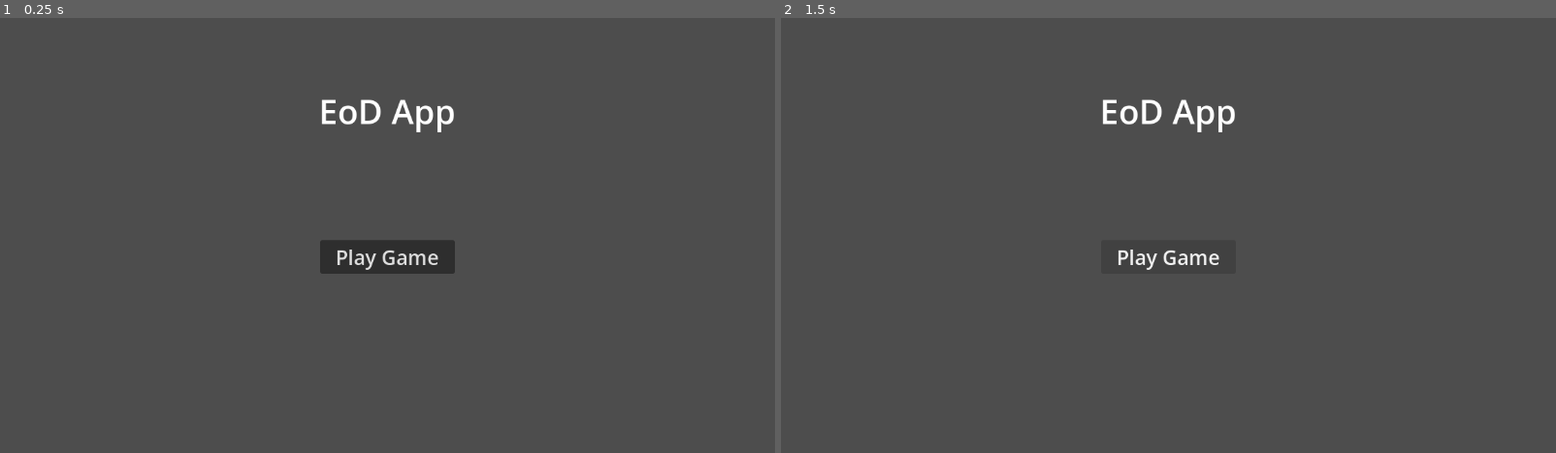
Above: before the commit, frames 1-2 (left to right).
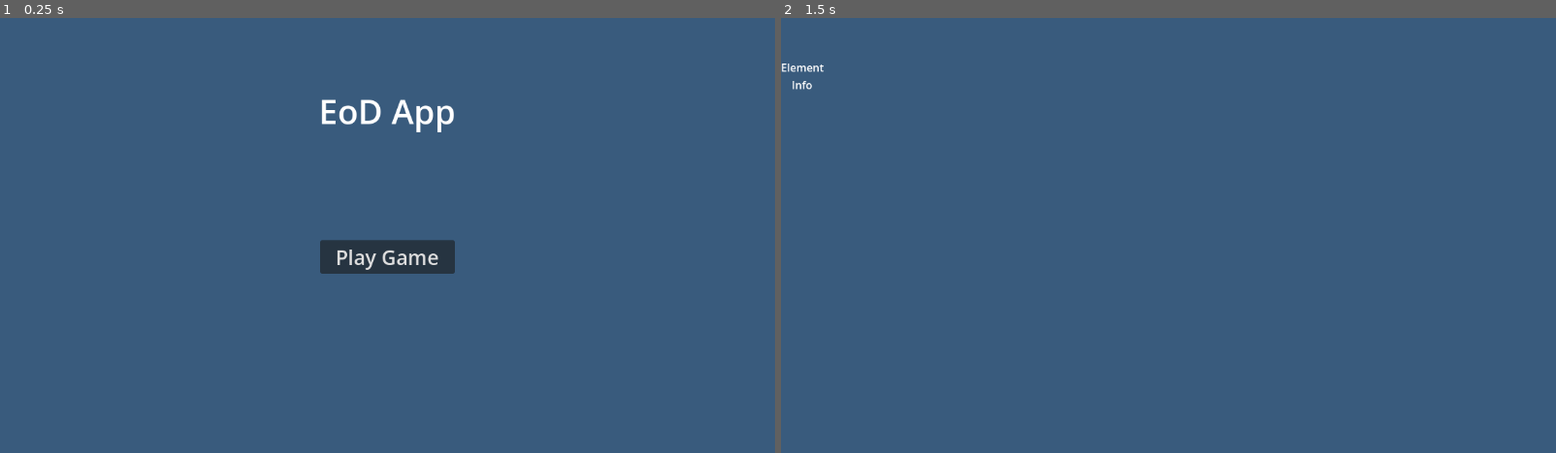
Above: after the commit, the same moments.

Repository: abnormalhare/EoDApp
Game: Godot game, scene res://scenes/main_menu.tscn
Two runs of this game, one before a commit and one after it. Both use one fixed random seed, a clock stepped at 60 frames per second and the inputs below. Before the commit the project has no main scene; this scene is started directly in both runs.
Inputs (mouse positions are in pixels of both pictures, inside the frame that each line leads up to):
- Up to frame 1 (0.25 s): no input
- Up to frame 2 (1.5 s): click "Play Game" at 0.5 s; click (1168, 257) at 1.25 s, where only the run before the commit has a clickable "Play Game"

The runs differ from the first frame. In frame 1, 98% of the frame differs, in the area x 0-100%, y 0-100%; in frame 2, 100%.

Commit message:
Added UI, functioning main menu button

Diff:
--- a/project.godot
+++ b/project.godot
@@ -10,11 +10,25 @@
 
 [application]
 
-config/name="EoDE App"
+config/name="Elemental Everywhere"
 config/description="EoD Everywhere Graphical Interface"
 config/version="0.0.1"
+run/main_scene="uid://c2pr0x8g5xjn2"
 config/features=PackedStringArray("4.6", "Forward Plus")
+boot_splash/bg_color=Color(0.2254, 0.35770002, 0.49, 1)
 config/icon="res://icon.svg"
+
+[autoload]
+
+Global="*uid://b021j3ym5wqcs"
+
+[file_customization]
+
+folder_colors={
+"res://scenes/": "blue",
+"res://scripts/": "orange",
+"res://themes/": "purple"
+}
 
 [physics]
 
@@ -23,3 +37,4 @@
 [rendering]
 
 rendering_device/driver.windows="d3d12"
+environment/defaults/default_clear_color=Color(0.22352941, 0.35686275, 0.49019608, 1)
--- /dev/null
+++ b/scenes/element.tscn
@@ -0,0 +1,5 @@
+[gd_scene format=3 uid="uid://kqd1behmouoq"]
+
+[node name="Element" type="Node2D" unique_id=2140249733]
+
+[node name="Sprite2D" type="Sprite2D" parent="." unique_id=303143285]
--- a/scenes/game.tscn
+++ b/scenes/game.tscn
@@ -1,12 +1,9 @@
 [gd_scene format=3 uid="uid://dbclc1i1bx5jo"]
 
-[ext_resource type="Script" uid="uid://iabdaeagcwa6" path="res://scripts/game.gd" id="1_uwrxv"]
+[ext_resource type="Script" uid="uid://iabdaeagcwa6" path="res://scripts/game/game.gd" id="1_uwrxv"]
+[ext_resource type="PackedScene" uid="uid://c7tvwhb1o7un0" path="res://scenes/game_ui.tscn" id="2_yqjtg"]
 
-[node name="Game" type="Control" unique_id=1750267522]
-layout_mode = 3
-anchors_preset = 15
-anchor_right = 1.0
-anchor_bottom = 1.0
-grow_horizontal = 2
-grow_vertical = 2
+[node name="Game" type="Node2D" unique_id=1234449519]
 script = ExtResource("1_uwrxv")
+
+[node name="GameUI" parent="." unique_id=1777733730 instance=ExtResource("2_yqjtg")]
--- /dev/null
+++ b/scenes/game_ui.tscn
@@ -0,0 +1,50 @@
+[gd_scene format=3 uid="uid://c7tvwhb1o7un0"]
+
+[sub_resource type="Theme" id="Theme_ojb23"]
+
+[node name="GameUI" type="Control" unique_id=1777733730]
+layout_mode = 3
+anchors_preset = 15
+anchor_right = 1.0
+anchor_bottom = 1.0
+grow_horizontal = 2
+grow_vertical = 2
+
+[node name="Game" type="HBoxContainer" parent="." unique_id=1691467122]
+layout_mode = 0
+offset_right = 1151.0
+offset_bottom = 650.0
+
+[node name="ElemInfo" type="VBoxContainer" parent="Game" unique_id=736598976]
+layout_mode = 2
+
+[node name="MarginContainer" type="MarginContainer" parent="Game/ElemInfo" unique_id=1670876588]
+layout_mode = 2
+size_flags_vertical = 3
+size_flags_stretch_ratio = 0.1
+
+[node name="Label" type="Label" parent="Game/ElemInfo" unique_id=899888898]
+layout_mode = 2
+size_flags_vertical = 2
+theme = SubResource("Theme_ojb23")
+text = "Element
+Info"
+horizontal_alignment = 1
+vertical_alignment = 1
+
+[node name="Playfield" type="VBoxContainer" parent="Game" unique_id=812609166]
+layout_mode = 2
+size_flags_horizontal = 6
+alignment = 1
+
+[node name="Multplayer" type="VBoxContainer" parent="Game" unique_id=1420651018]
+layout_mode = 2
+alignment = 2
+
+[node name="Voting" type="VBoxContainer" parent="Game/Multplayer" unique_id=706473500]
+layout_mode = 2
+size_flags_vertical = 2
+
+[node name="News" type="VBoxContainer" parent="Game/Multplayer" unique_id=1576150303]
+layout_mode = 2
+size_flags_vertical = 10
--- a/scenes/main_menu.tscn
+++ b/scenes/main_menu.tscn
@@ -1,6 +1,7 @@
 [gd_scene format=3 uid="uid://c2pr0x8g5xjn2"]
 
 [ext_resource type="Theme" uid="uid://bbg3suph6fdnq" path="res://themes/main_menu_theme.tres" id="1_l6cm7"]
+[ext_resource type="Script" uid="uid://dv07qkqsj6o7v" path="res://scripts/main_menu/play_game_button.gd" id="2_ekxnf"]
 
 [node name="MainMenu" type="Control" unique_id=1475363255]
 layout_mode = 3
@@ -38,3 +39,4 @@
 layout_mode = 2
 theme = ExtResource("1_l6cm7")
 text = "Play Game"
+script = ExtResource("2_ekxnf")
--- a/scripts/game.gd
+++ b/scripts/game/game.gd
@@ -1,4 +1,4 @@
-extends Control
+extends Node2D
 
 
 # Called when the node enters the scene tree for the first time.
--- /dev/null
+++ b/scripts/global.gd
@@ -0,0 +1,4 @@
+extends Node
+
+func change_scene(to: String):
+	get_tree().change_scene_to_file("res://scenes/" + to + ".tscn")
--- /dev/null
+++ b/scripts/main_menu/play_game_button.gd
@@ -0,0 +1,12 @@
+extends Button
+
+
+# Called when the node enters the scene tree for the first time.
+func _ready() -> void:
+	pass # Replace with function body.
+
+
+# Called every frame. 'delta' is the elapsed time since the previous frame.
+func _process(delta: float) -> void:
+	if button_pressed:
+		Global.change_scene("game")
Not shown, added: planned_features.txt
Renamed: scripts/game.gd.uid -> scripts/game/game.gd.uid
Not shown, added: scripts/global.gd.uid
Not shown, added: scripts/main_menu/play_game_button.gd.uid
